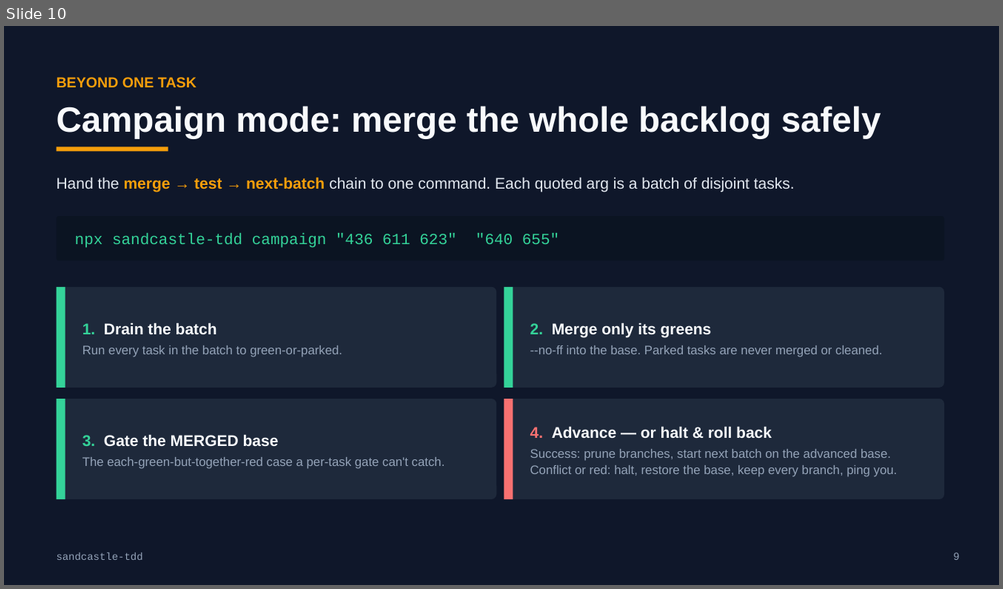
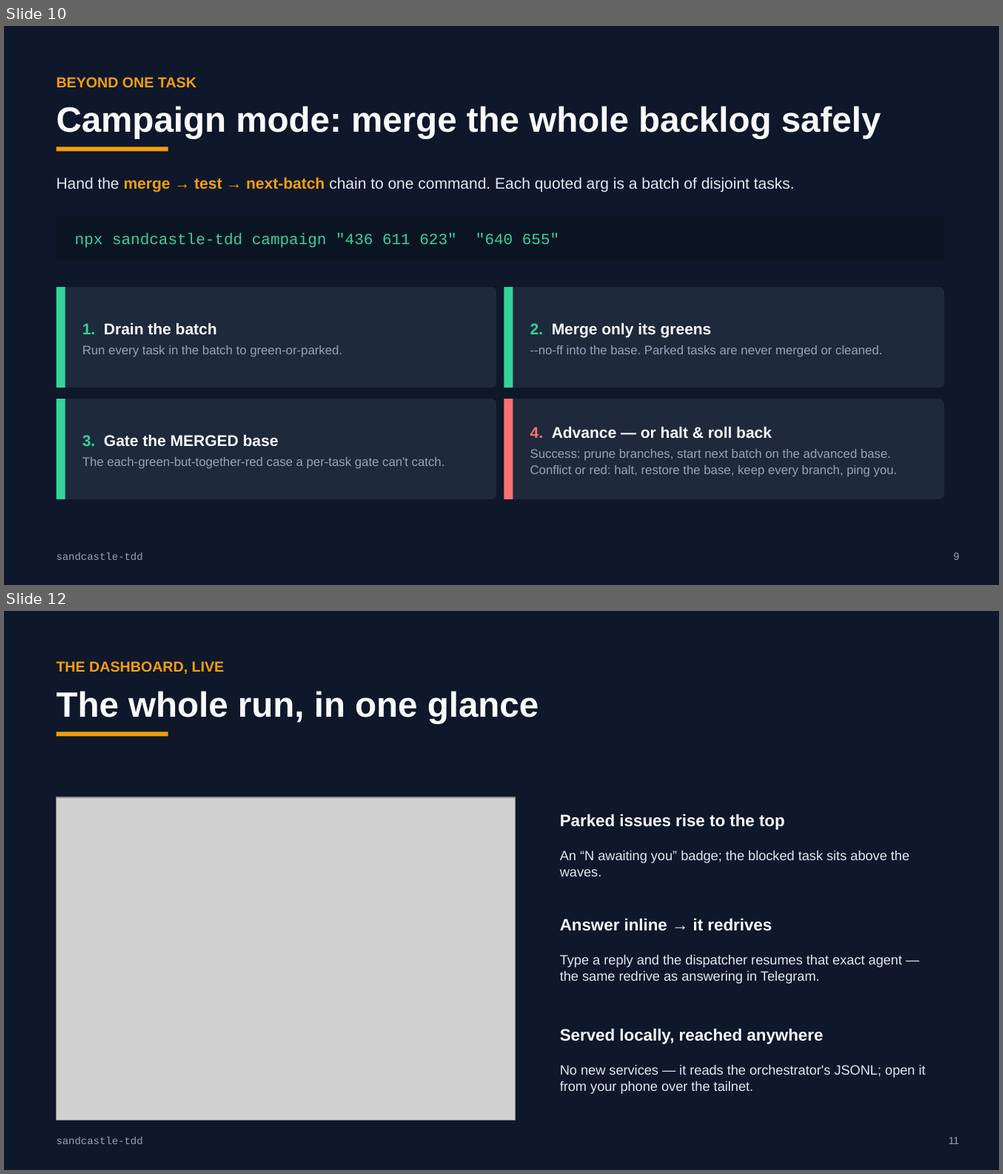
Before and after one commit to jjforge/vetinari, a slide deck: sandcastle-tdd-deck.pptx. Shown one above the other, each under a label of ours: slide 10 before the commit, slides 10 and 12 after it; the slides between them are not shown. The pictures are 1003x589 and 1003x1174 pixels, drawn with LibreOffice and Linux fonts; fonts in the diff are those of the drawing; grey boxes stand for pictures. Boxes give left, top, right and bottom in pixels: in the first picture for what was removed or moved away, otherwise in the second. Text is boxed around its words. In the diff, an @@ line names an element or a change of style, - is before the commit and + after.

```diff
--- a/sandcastle-tdd-deck.pptx
+++ b/sandcastle-tdd-deck.pptx
@@ slide 12 added at box(4, 611, 999, 1170), background #FFFFFF @@
@@ rectangle added at box(4, 611, 999, 1170), fill #0F172A @@
@@ text added at box(57, 661, 225, 674), 14 pt, text #F59E0B, bold @@
+THE DASHBOARD, LIVE
@@ text added at box(57, 691, 539, 723), 34 pt, text #F8FAFC, bold @@
+The whole run, in one glance
@@ rectangle added at box(57, 732, 168, 736), fill #F59E0B @@
@@ picture added at box(57, 797, 515, 1121) @@
@@ text added at box(560, 814, 785, 830), 16 pt, text #F8FAFC, bold @@
+Parked issues rise to the top
@@ text added at box(560, 850, 909, 877), 13 pt, text #E2E8F0 @@
+An “N awaiting you” badge; the blocked task sits above the waves.
@@ text added at box(560, 918, 771, 931), 16 pt, text #F8FAFC, bold @@
+Answer inline → it redrives
@@ text added at box(560, 954, 902, 984), 13 pt, text #E2E8F0 @@
+Type a reply and the dispatcher resumes that exact agent — the same redrive as answering in Telegram.
@@ text added at box(560, 1028, 822, 1045), 16 pt, text #F8FAFC, bold @@
+Served locally, reached anywhere
@@ text added at box(560, 1065, 925, 1094), 13 pt, text #E2E8F0 @@
+No new services — it reads the orchestrator's JSONL; open it from your phone over the tailnet.
@@ text added at box(57, 1137, 143, 1145), 10 pt, text #94A3B8 @@
+sandcastle-tdd
@@ text added at box(948, 1137, 959, 1145), 10 pt, text #94A3B8 @@
+11
```
Also in this commit, not shown: 12 slides changed, 1 other slide added.
